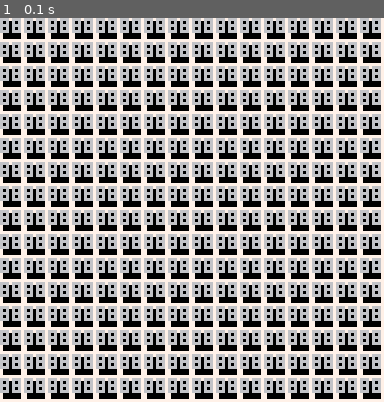
Above: before the commit, frame 1.
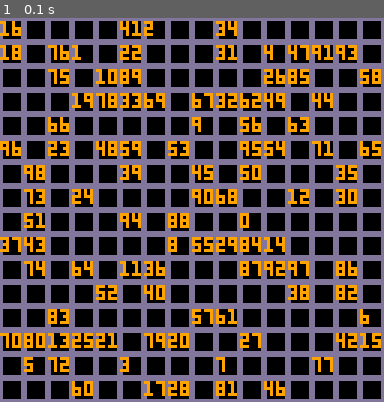
Above: after the commit, the same moment.

Repository: joey-suplari/ludum42
Game: PICO-8 cartridge numsnake.p8
Two runs of this game, one before a commit and one after it. Both use one fixed random seed, a clock stepped at 60 frames per second and the inputs below.
Inputs:
- Up to frame 1 (0.1 s): no input

The runs differ from the first frame. In frame 1, 73% of the frame differs, in the area x 0-100%, y 0-100%.

Commit message:
Got grid printing correctly

Diff:
--- a/numsnake.lua
+++ b/numsnake.lua
@@ -6,6 +6,10 @@
 
 -- sprites
 grid=1
+
+minnum=0
+maxnum=99
+numspace=256
 
 cls()
 
@@ -17,18 +21,41 @@
     end
 end
 
-for x=0,16 do
-    for y=0,16 do
-        print(88,x*8,y*8)
+arr = {}
+
+for i=(minnum+1),numspace do
+    arr[i] = i-1
+end
+
+function shuffle(tbl)
+  local size = #tbl
+  for i = size, 1, -1 do
+    local rand = flr(rnd(size)) + 1
+    tbl[i], tbl[rand] = tbl[rand], tbl[i]
+  end
+  return tbl
+end
+
+shuffle(arr)
+
+local count = 1
+for x=0,15 do
+    for y=0,15 do
+        printh(count)
+        if arr[count] < maxnum then
+            print(arr[count],x*8,y*8+1,9)
+        end
+
+        count=count+1
     end
 end
 
 __gfx__
-00000000777777770000000000000000000000000000000000000000000000000000000000000000000000000000000000000000000000000000000000000000
-00000000700000070000000000000000000000000000000000000000000000000000000000000000000000000000000000000000000000000000000000000000
-00700700700000070000000000000000000000000000000000000000000000000000000000000000000000000000000000000000000000000000000000000000
-00077000700000070000000000000000000000000000000000000000000000000000000000000000000000000000000000000000000000000000000000000000
-00077000700000070000000000000000000000000000000000000000000000000000000000000000000000000000000000000000000000000000000000000000
-00700700700000070000000000000000000000000000000000000000000000000000000000000000000000000000000000000000000000000000000000000000
-00000000700000070000000000000000000000000000000000000000000000000000000000000000000000000000000000000000000000000000000000000000
-00000000777777770000000000000000000000000000000000000000000000000000000000000000000000000000000000000000000000000000000000000000
+00000000dddddddd0000000000000000000000000000000000000000000000000000000000000000000000000000000000000000000000000000000000000000
+00000000d000000d0000000000000000000000000000000000000000000000000000000000000000000000000000000000000000000000000000000000000000
+00700700d000000d0000000000000000000000000000000000000000000000000000000000000000000000000000000000000000000000000000000000000000
+00077000d000000d0000000000000000000000000000000000000000000000000000000000000000000000000000000000000000000000000000000000000000
+00077000d000000d0000000000000000000000000000000000000000000000000000000000000000000000000000000000000000000000000000000000000000
+00700700d000000d0000000000000000000000000000000000000000000000000000000000000000000000000000000000000000000000000000000000000000
+00000000d000000d0000000000000000000000000000000000000000000000000000000000000000000000000000000000000000000000000000000000000000
+00000000dddddddd0000000000000000000000000000000000000000000000000000000000000000000000000000000000000000000000000000000000000000
--- a/numsnake.p8
+++ b/numsnake.p8
@@ -6,6 +6,10 @@
 
 -- sprites
 grid=1
+
+minnum=0
+maxnum=99
+numspace=256
 
 cls()
 
@@ -17,18 +21,41 @@
     end
 end
 
-for x=0,16 do
-    for y=0,16 do
-        print(88,x*8,y*8)
+arr = {}
+
+for i=(minnum+1),numspace do
+    arr[i] = i-1
+end
+
+function shuffle(tbl)
+  local size = #tbl
+  for i = size, 1, -1 do
+    local rand = flr(rnd(size)) + 1
+    tbl[i], tbl[rand] = tbl[rand], tbl[i]
+  end
+  return tbl
+end
+
+shuffle(arr)
+
+local count = 1
+for x=0,15 do
+    for y=0,15 do
+        printh(count)
+        if arr[count] < maxnum then
+            print(arr[count],x*8,y*8+1,9)
+        end
+
+        count=count+1
     end
 end
 
 __gfx__
-00000000777777770000000000000000000000000000000000000000000000000000000000000000000000000000000000000000000000000000000000000000
-00000000700000070000000000000000000000000000000000000000000000000000000000000000000000000000000000000000000000000000000000000000
-00700700700000070000000000000000000000000000000000000000000000000000000000000000000000000000000000000000000000000000000000000000
-00077000700000070000000000000000000000000000000000000000000000000000000000000000000000000000000000000000000000000000000000000000
-00077000700000070000000000000000000000000000000000000000000000000000000000000000000000000000000000000000000000000000000000000000
-00700700700000070000000000000000000000000000000000000000000000000000000000000000000000000000000000000000000000000000000000000000
-00000000700000070000000000000000000000000000000000000000000000000000000000000000000000000000000000000000000000000000000000000000
-00000000777777770000000000000000000000000000000000000000000000000000000000000000000000000000000000000000000000000000000000000000
+00000000dddddddd0000000000000000000000000000000000000000000000000000000000000000000000000000000000000000000000000000000000000000
+00000000d000000d0000000000000000000000000000000000000000000000000000000000000000000000000000000000000000000000000000000000000000
+00700700d000000d0000000000000000000000000000000000000000000000000000000000000000000000000000000000000000000000000000000000000000
+00077000d000000d0000000000000000000000000000000000000000000000000000000000000000000000000000000000000000000000000000000000000000
+00077000d000000d0000000000000000000000000000000000000000000000000000000000000000000000000000000000000000000000000000000000000000
+00700700d000000d0000000000000000000000000000000000000000000000000000000000000000000000000000000000000000000000000000000000000000
+00000000d000000d0000000000000000000000000000000000000000000000000000000000000000000000000000000000000000000000000000000000000000
+00000000dddddddd0000000000000000000000000000000000000000000000000000000000000000000000000000000000000000000000000000000000000000
